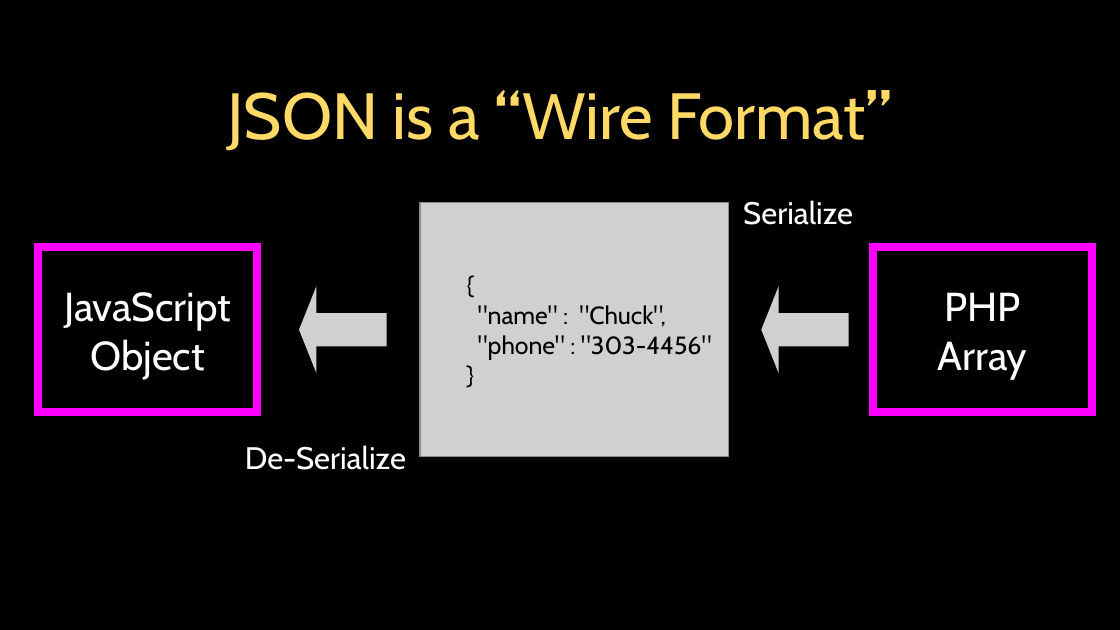
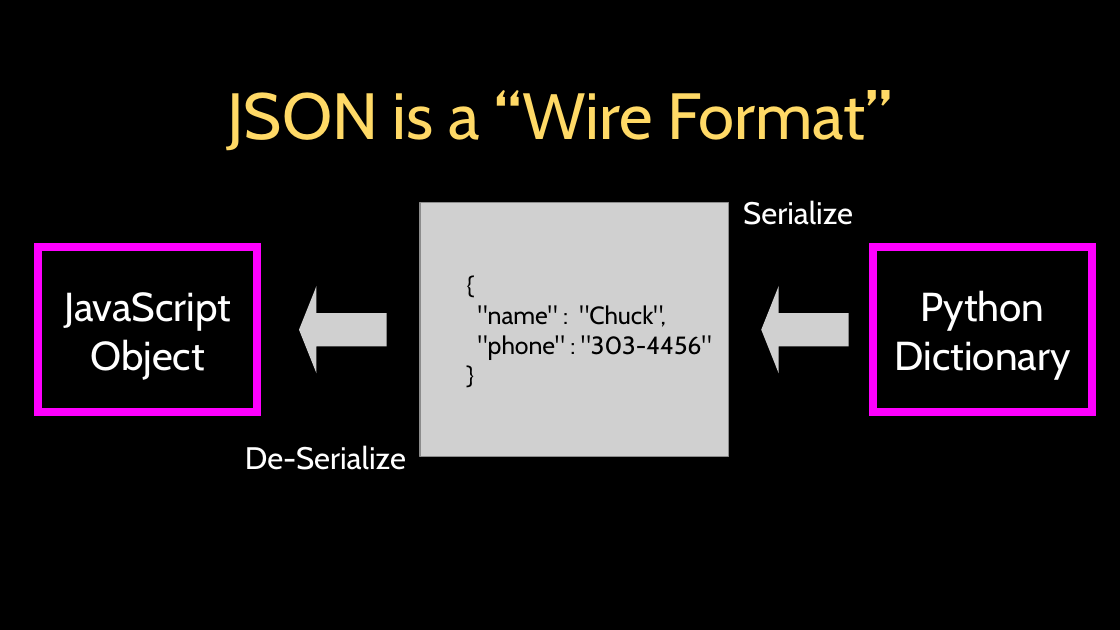
Before and after one commit to csev/dj4e, a slide deck: slide 4 of lectures/JS-04-JSON.ppt. Drawn at 1120x630 pixels with LibreOffice and Linux fonts; fonts in the diff are those of the drawing; grey boxes stand for pictures. Boxes give left, top, right and bottom in pixels: in the first picture for what was removed or moved away, otherwise in the second. Text is boxed around its words. In the diff, an @@ line names an element or a change of style, - is before the commit and + after.

```diff
--- a/lectures/JS-04-JSON.ppt
+++ b/lectures/JS-04-JSON.ppt
@@ text in rectangle at (895, 290, 1071, 379): text changed @@
-PHP
-Array
+Python
+Dictionary
```
Also in this commit, not shown: 2 other slides changed, 13 slides added, 6 slides removed.
